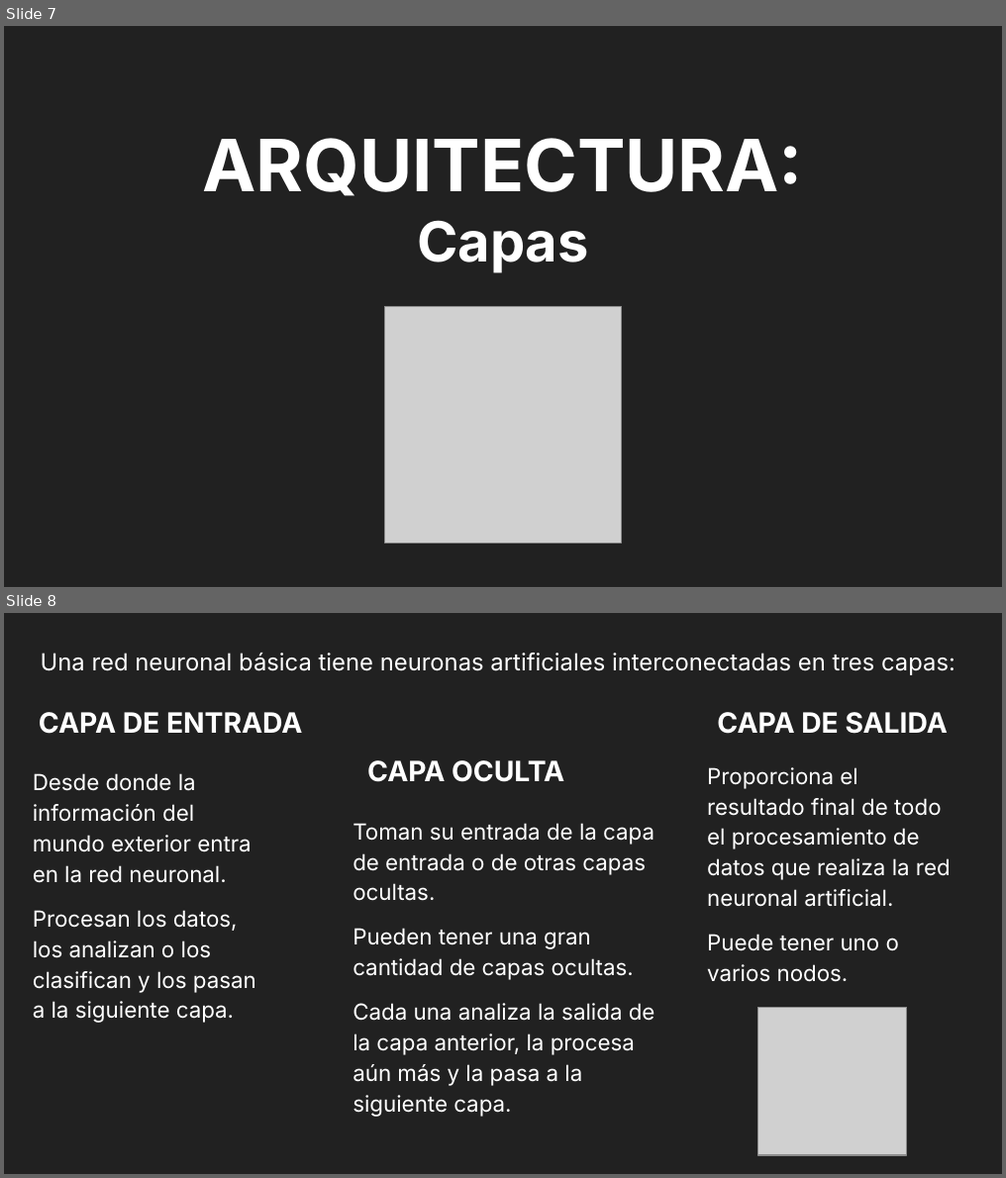
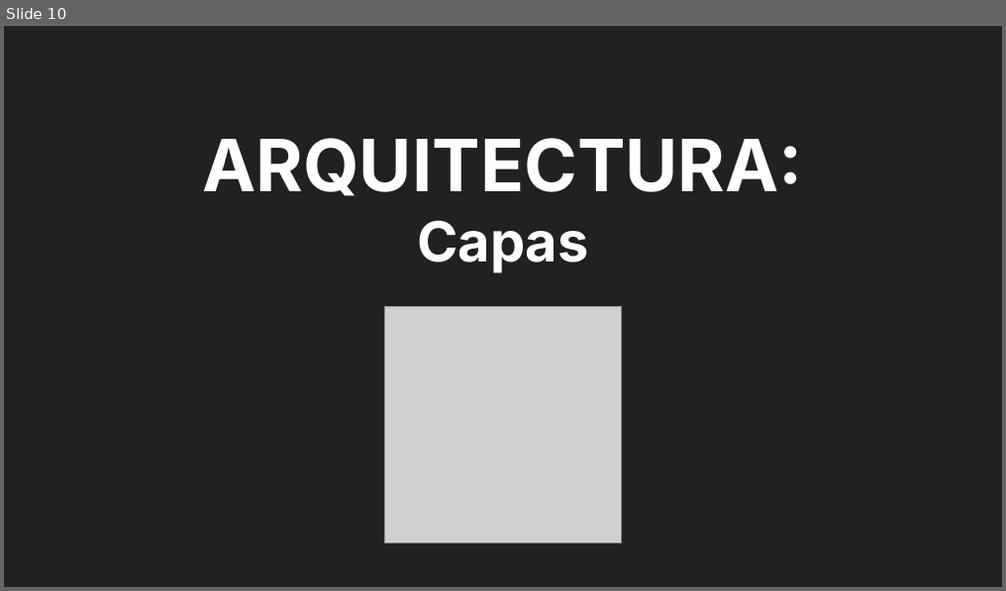
Before and after one commit to VataUTN/Deteccion_de_Figuras_Geometricas, a slide deck: Parcial MI.odp. Shown one above the other, each under a label of ours: slides 7 and 8 before the commit, slide 10 after it. The pictures are 1006x1178 and 1006x591 pixels, drawn with LibreOffice and Linux fonts; fonts in the diff are those of the drawing; grey boxes stand for pictures. Boxes give left, top, right and bottom in pixels: in the first picture for what was removed or moved away, otherwise in the second. Text is boxed around its words. In the diff, an @@ line names an element or a change of style, - is before the commit and + after.

```diff
--- a/Parcial MI.odp
+++ b/Parcial MI.odp
@@ slide 8 removed at [4, 613, 1002, 1174], background #212121 @@
@@ text removed at [41, 653, 955, 675] @@
-Una red neuronal básica tiene neuronas artificiales interconectadas en tres capas:
@@ title removed at [39, 712, 302, 734] @@
-CAPA DE ENTRADA
@@ title removed at [717, 712, 947, 734] @@
-CAPA DE SALIDA
@@ title removed at [367, 761, 564, 782] @@
-CAPA OCULTA
@@ text removed at [33, 773, 256, 1023] @@
-Desde donde la información del mundo exterior entra en la red neuronal.
-Procesan los datos, los analizan o los clasifican y los pasan a la siguiente capa.
@@ text removed at [707, 767, 950, 982] @@
-Proporciona el resultado final de todo el procesamiento de datos que realiza la red neuronal artificial.
-Puede tener uno o varios nodos.
@@ text removed at [352, 823, 655, 1117] @@
-Toman su entrada de la capa de entrada o de otras capas ocultas.
-Pueden tener una gran cantidad de capas ocultas.
-Cada una analiza la salida de la capa anterior, la procesa aún más y la pasa a la siguiente capa.
@@ picture removed at [758, 1007, 907, 1156] @@
@@ what was slide 7 is now slide 10 @@
```
Also in this commit, not shown: 3 slides changed, 5 slides added, 1 other slide removed.
